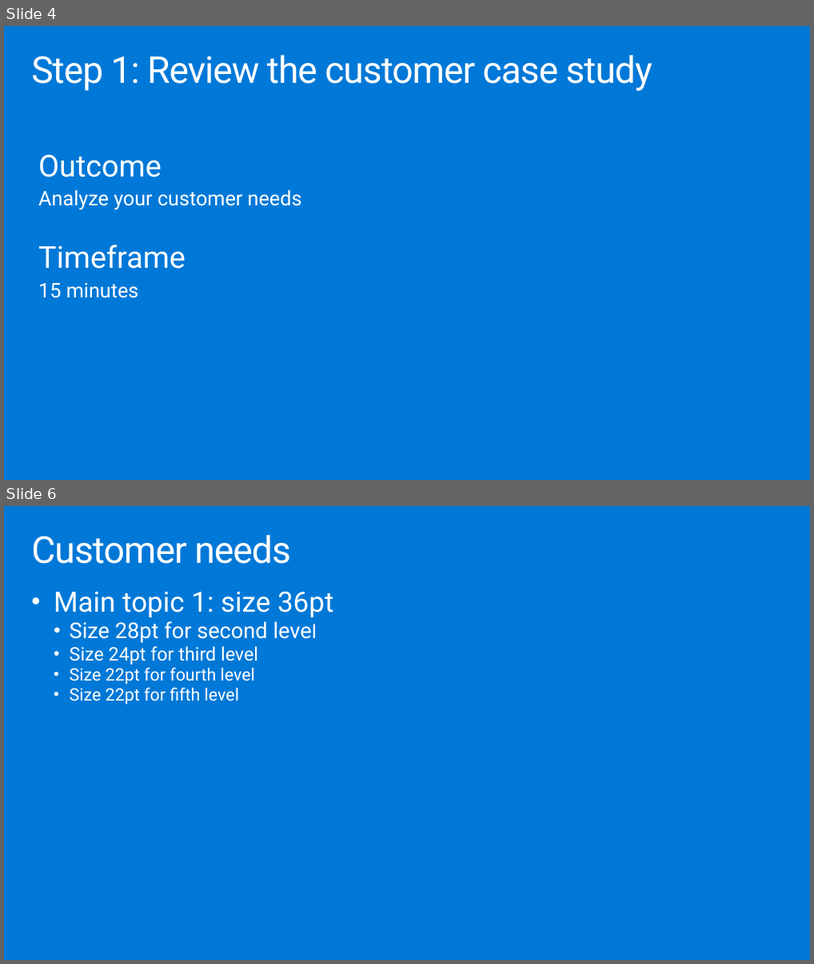
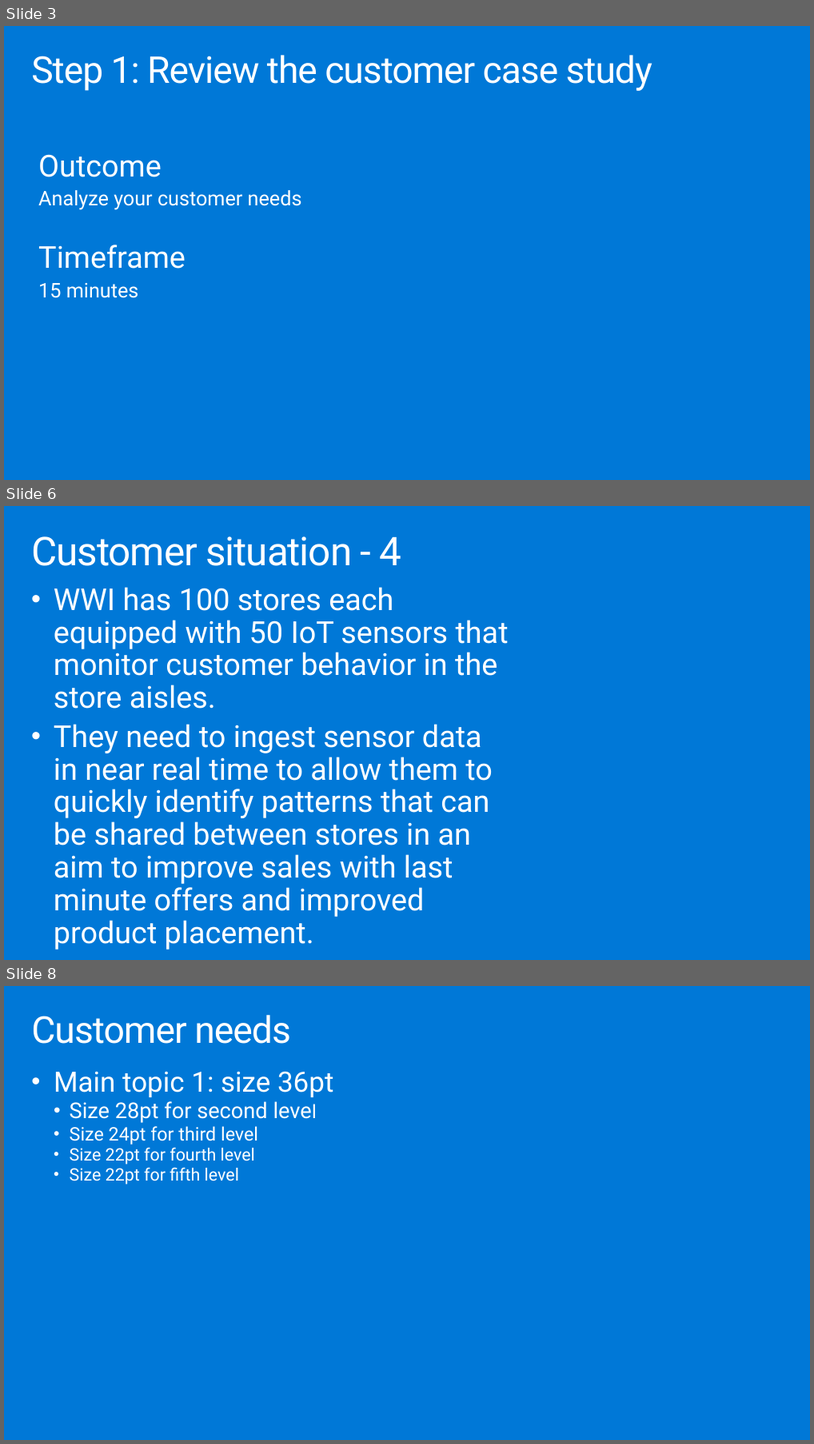
Before and after one commit to solliancenet/MCW-Azure-Synapse-Analytics, a slide deck: Whiteboard design session/WDS trainer presentation - Title xxx.pptx. Shown one above the other, each under a label of ours: slides 4 and 6 before the commit, slides 3, 6 and 8 after it; the slides between them are not shown. The pictures are 814x964 and 814x1444 pixels, drawn with LibreOffice and Linux fonts; fonts in the diff are those of the drawing. Boxes give left, top, right and bottom in pixels: in the first picture for what was removed or moved away, otherwise in the second. Text is boxed around its words. In the diff, an @@ line names an element or a change of style, - is before the commit and + after.

```diff
--- a/Whiteboard design session/WDS trainer presentation - Title xxx.pptx
+++ b/Whiteboard design session/WDS trainer presentation - Title xxx.pptx
@@ slide 6 added at bbox=[4, 506, 810, 960], background #0078D7 @@
@@ title added at bbox=[31, 536, 402, 566], 47 pt, text #FFFFFF @@
+Customer situation - 4
@@ text added at bbox=[54, 587, 509, 916], 36 pt, text #FFFFFF @@
+• WWI has 100 stores each equipped with 50 IoT sensors that monitor customer behavior in the store aisles.
+• They need to ingest sensor data in near real time to allow them to quickly identify patterns that can be shared between stores in an aim to improve sales with last minute offers and improved product placement.
@@ what was slide 4 is now slide 3 @@
@@ what was slide 6 is now slide 8 @@
```
Also in this commit, not shown: 5 other slides added, 4 slides removed.
